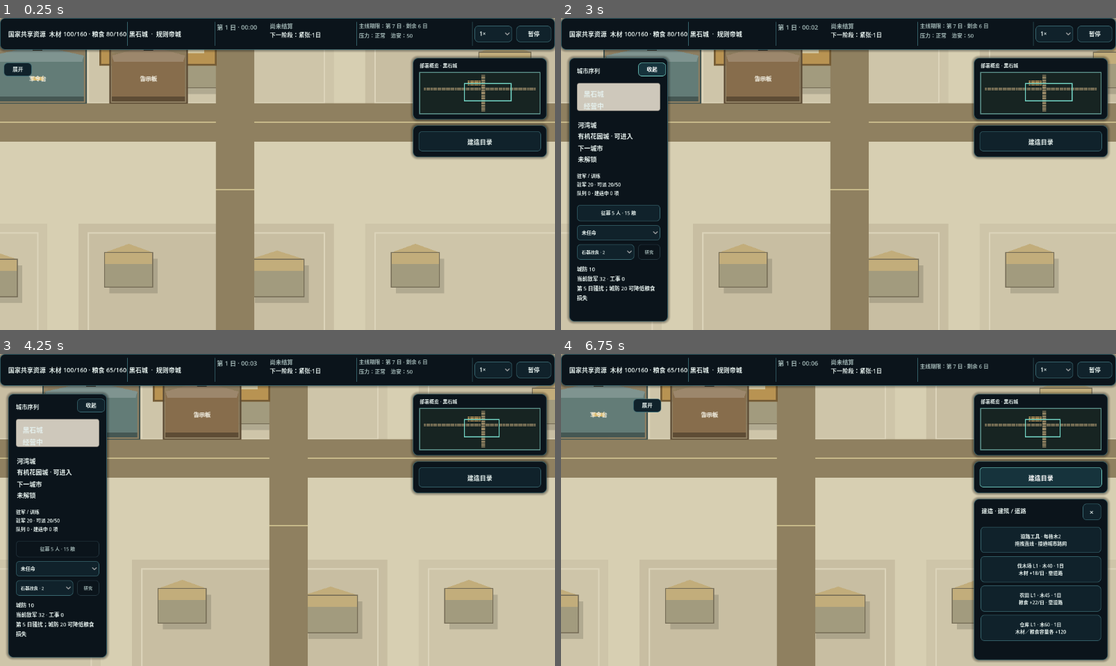
Above: before the commit, frames 1-4 (two rows, left to right).
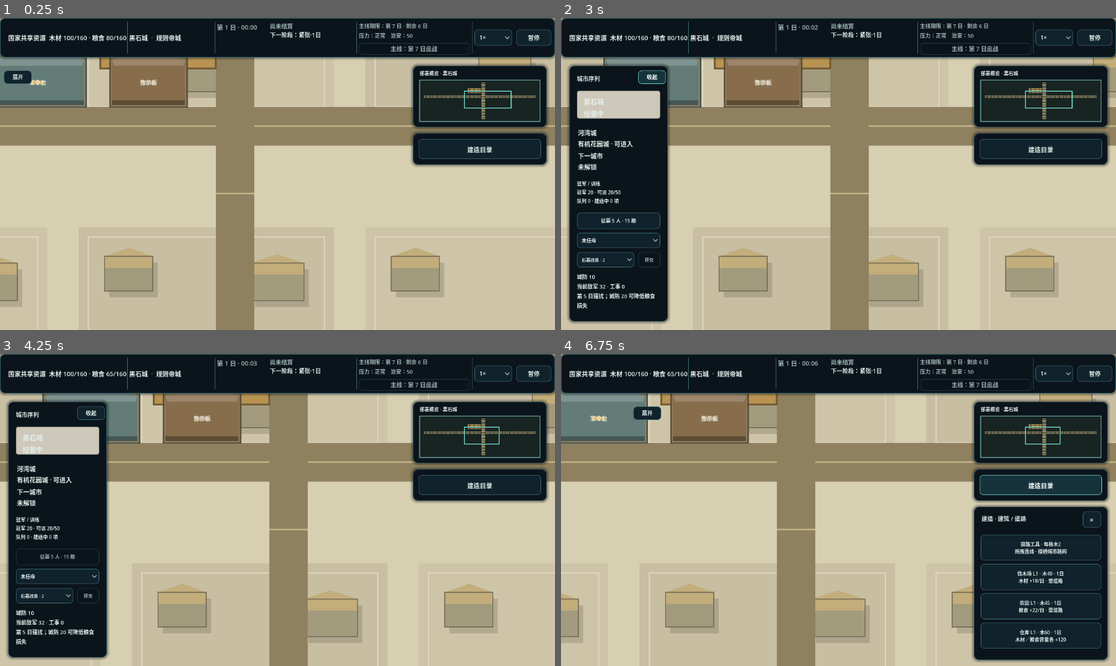
Above: after the commit, the same moments.

Repository: dodabojcuk-sys/Peace-Under-Heaven
Game: Godot game, scene res://scenes/blank_map.tscn
Two runs of this game, one before a commit and one after it. Both use one fixed random seed, a clock stepped at 60 frames per second and the inputs below.
Inputs:
- Up to frame 1 (0.25 s): no input
- Up to frame 2 (3 s): click "1×" at 0.5 s; click "暂停" at 1.25 s; click "继续" at 2 s; click "展开" at 2.75 s
- Up to frame 3 (4.25 s): click "征募 5 人 · 15 粮" at 3.5 s
- Up to frame 4 (6.75 s): click "未任命" at 4.25 s; click "石器改良 · 2" at 5 s; click "收起" at 5.75 s; click "建造目录" at 6.5 s

The runs differ from the first frame. In frame 1, 13% of the frame differs, in the area x 0-100%, y 2-93%; in frame 2, 15%; in frame 3, 15%; in frame 4, 16%, in the area x 0-100%, y 1-95%.

Commit message:
feat(txwzs): close mainline battle return loop

Diff:
--- a/scenes/blank_map.tscn
+++ b/scenes/blank_map.tscn
@@ -614,6 +614,22 @@
 theme_override_font_sizes/font_size = 11
 text = "预警  无"
 vertical_alignment = 1
+
+[node name="CurrentMainlineButton" type="Button" parent="UI/Shell/TopStatusBar"]
+layout_mode = 0
+offset_left = 864.0
+offset_top = 48.0
+offset_right = 1137.0
+offset_bottom = 76.0
+focus_mode = 0
+mouse_default_cursor_shape = 2
+theme_override_colors/font_color = Color(0.286275, 0.27451, 0.254902, 1)
+theme_override_font_sizes/font_size = 12
+theme_override_styles/normal = SubResource("StyleBoxFlat_disabled_action")
+theme_override_styles/hover = SubResource("StyleBoxFlat_current_city")
+theme_override_styles/pressed = SubResource("StyleBoxFlat_current_city")
+text = "主线：第 7 日应战"
+tooltip_text = "当前主线将在第 7 日进入应战状态"
 
 [node name="CityBar" type="Panel" parent="UI/Shell"]
 visible = false
--- a/scripts/construction_controller.gd
+++ b/scripts/construction_controller.gd
@@ -312,6 +312,9 @@
 @onready var enter_first_war_button: Button = (
 	$"../UI/Shell/BuildingDetailPanel/FirstWarActions/EnterBattleButton"
 )
+@onready var current_mainline_entry_button: Button = (
+	$"../UI/Shell/TopStatusBar/CurrentMainlineButton"
+)
 @onready var order_retreat_button: Button = (
 	$"../UI/Shell/BuildingDetailPanel/FirstWarActions/OrderRetreatButton"
 )
@@ -505,6 +508,9 @@
 	restore_checkpoint_button.pressed.connect(restore_readiness_checkpoint)
 	restart_map_button.pressed.connect(restart_first_map)
 	enter_first_war_button.pressed.connect(enter_first_war_battle)
+	current_mainline_entry_button.pressed.connect(
+		_on_current_mainline_entry_pressed
+	)
 	order_retreat_button.pressed.connect(
 		request_first_war_retreat_confirmation
 	)
@@ -2123,7 +2129,12 @@
 
 func can_enter_first_war() -> bool:
 	return (
-		first_war_state == FirstWarState.PENDING
+		first_war_state in [
+			FirstWarState.PENDING,
+			# Retreat is a settled loss, not a mainline clear. The current-mainline
+			# entry may create a fresh attempt against the same remaining threat.
+			FirstWarState.RESOLVED_RETREAT,
+		]
 		and _active_battle_reservation.is_empty()
 		and get_first_war_committed_count() > 0
 		and not is_instance_valid(_formal_battle_scene)
@@ -2160,6 +2171,12 @@
 	_refresh_city_ui()
 	city_state_changed.emit()
 	return true
+
+
+func _on_current_mainline_entry_pressed() -> void:
+	# This is a presentation entry only. The existing first-war gate still owns
+	# attempt uniqueness, city binding, and all battle request creation.
+	enter_first_war_battle()
 
 
 func get_formal_battle_scene() -> C0BattleGraybox:
@@ -4836,6 +4853,11 @@
 		"infantry_after": next_infantry,
 		"wood_after": next_wood,
 		"food_after": next_food,
+		"mainline_cleared": (
+			request.formal_city_entry
+			and battle_result.outcome == BattleOutcome.Value.VICTORY
+			and request.level_id == FIRST_WAR_LEVEL_ID
+		),
 	}
 
 	if not _commit_national_resource_targets(
@@ -4854,6 +4876,11 @@
 		city_fallen = (
 			battle_result.outcome == BattleOutcome.Value.DEFEAT
 		)
+	if bool(summary.mainline_cleared):
+		# The result ledger and national-resource transaction are now committed.
+		# Clearing here makes victory effective on the one authorized confirm,
+		# while retreat and defeat keep the existing pressure progression.
+		_current_mainline_level.mark_cleared(current_day)
 	_committed_battle_result_ids[battle_result.result_id] = (
 		summary.duplicate(true)
 	)
@@ -7913,6 +7940,37 @@
 			if _first_war_pending_outcome == &"DEFEAT"
 			else "确认战后摘要"
 		)
+	_refresh_current_mainline_entry_ui()
+
+
+func _refresh_current_mainline_entry_ui() -> void:
+	if _current_mainline_level.cleared:
+		current_mainline_entry_button.text = "主线已完成 · 压力解除"
+		current_mainline_entry_button.tooltip_text = "当前主线已结算，后续压力已停止"
+		current_mainline_entry_button.disabled = true
+		return
+	if can_enter_first_war():
+		current_mainline_entry_button.text = (
+			"再次进入当前主线"
+			if first_war_state == FirstWarState.RESOLVED_RETREAT
+			else "进入当前主线"
+		)
+		current_mainline_entry_button.tooltip_text = "进入北坡战场；确认战果后才写回城市"
+		current_mainline_entry_button.disabled = false
+		return
+	if _first_war_pending_outcome != &"":
+		current_mainline_entry_button.text = "主线战果待确认"
+		current_mainline_entry_button.tooltip_text = "战果已写回，返回城市后确认摘要"
+		current_mainline_entry_button.disabled = true
+		return
+	if first_war_state == FirstWarState.IN_BATTLE:
+		current_mainline_entry_button.text = "当前主线交战中"
+		current_mainline_entry_button.tooltip_text = "当前战斗尚未完成"
+		current_mainline_entry_button.disabled = true
+		return
+	current_mainline_entry_button.text = "主线：第 %d 日应战" % FIRST_WAR_PENDING_DAY
+	current_mainline_entry_button.tooltip_text = "主线期限到达后可从此直接进入北坡战场"
+	current_mainline_entry_button.disabled = true
 
 
 func _first_war_outcome_display_name(outcome: StringName) -> String:
--- a/scripts/inner_city_ui_r0.gd
+++ b/scripts/inner_city_ui_r0.gd
@@ -18,6 +18,7 @@
 @onready var daily_report: Label = $TopStatusBar/DailyReport
 @onready var next_stage_summary: Label = $TopStatusBar/NextStageSummary
 @onready var alert_summary: Label = $TopStatusBar/AlertSummary
+@onready var current_mainline_button: Button = $TopStatusBar/CurrentMainlineButton
 @onready var time_speed_option: OptionButton = $TopStatusBar/TimeSpeedOption
 @onready var pause_button: Button = $TopStatusBar/PauseButton
 @onready var city_bar: Panel = $CityBar
@@ -156,7 +157,10 @@
 	var width := viewport_size.x
 	var height := viewport_size.y
 	var edge := clampf(width * 0.015, 16.0, 32.0)
-	var top_height := clampf(height * 0.078, 66.0, 82.0)
+	# M1A keeps the current-mainline action inside the existing alert region.
+	# Its dedicated action row protects the status copy without creating a sixth
+	# floating top-bar region or reducing type at narrower viewports.
+	var top_height := clampf(height * 0.095, 82.0, 96.0)
 	var left_width := clampf(width * 0.17, 205.0, 250.0)
 	var right_width := clampf(width * 0.23, 278.0, 340.0)
 	var rail_top := top_height + edge
@@ -322,9 +326,11 @@
 	_layout_top_separator($TopStatusBar/DividerThree, x - gap * 0.5, separator_y, separator_height)
 
 	alert_summary.position = Vector2(x, 8.0)
-	alert_summary.size = Vector2(alert_width, 36.0)
+	alert_summary.size = Vector2(alert_width, 38.0)
 	alert_summary.autowrap_mode = TextServer.AUTOWRAP_ARBITRARY
 	alert_summary.clip_text = true
+	current_mainline_button.position = Vector2(x, top_height - 30.0)
+	current_mainline_button.size = Vector2(alert_width, 24.0)
 	x += alert_width + gap
 	_layout_top_separator($TopStatusBar/DividerFour, x - gap * 0.5, separator_y, separator_height)
 
@@ -349,7 +355,9 @@
 		).merge(
 			next_stage_summary.get_global_rect()
 		),
-		"deadline_and_pressure": alert_summary.get_global_rect(),
+		"deadline_and_pressure": alert_summary.get_global_rect().merge(
+			current_mainline_button.get_global_rect()
+		),
 		"speed_and_pause": time_speed_option.get_global_rect().merge(
 			pause_button.get_global_rect()
 		),
--- /dev/null
+++ b/tests/capture_m1a_current_mainline_evidence.gd
@@ -0,0 +1,127 @@
+extends SceneTree
+
+
+const CITY_SCENE: PackedScene = preload("res://scenes/blank_map.tscn")
+const LOGGING_CAMP_ID := &"building.logging_camp.t1"
+const DEFAULT_EVIDENCE_DIR := "res://docs/m1a/evidence"
+
+var evidence_dir := DEFAULT_EVIDENCE_DIR
+var failures: Array[String] = []
+
+
+func _initialize() -> void:
+	call_deferred("_run")
+
+
+func _run() -> void:
+	for argument in OS.get_cmdline_user_args():
+		if argument.begins_with("--m1a-evidence-dir="):
+			evidence_dir = argument.trim_prefix("--m1a-evidence-dir=")
+	var absolute_dir := ProjectSettings.globalize_path(evidence_dir)
+	DirAccess.make_dir_recursive_absolute(absolute_dir)
+	for target_size in [Vector2i(1152, 648), Vector2i(1280, 720), Vector2i(1440, 900)]:
+		root.size = target_size
+		var setup := await _make_pending_city()
+		await _capture("city-entry-%dx%d.png" % [target_size.x, target_size.y])
+		setup.scene.queue_free()
+		await process_frame
+
+	root.size = Vector2i(1152, 648)
+	var setup := await _make_pending_city()
+	var scene: Node2D = setup.scene
+	var city: Node = setup.city
+	var entry: Button = scene.get_node("UI/Shell/TopStatusBar/CurrentMainlineButton")
+	await _capture("journey-01-city-entry.png")
+	entry.emit_signal("pressed")
+	await process_frame
+	var battle: C0BattleGraybox = city.get_formal_battle_scene()
+	if battle == null:
+		failures.append("top-bar mainline entry did not create formal C0 battle")
+		_finish()
+		return
+	await _capture("journey-02-battle.png")
+	for squad in battle.request.committed_force.squads:
+		battle.set_squad_route(int(squad.squad_id), CommittedForceSnapshot.SIDE_ROUTE)
+	if not battle.start_battle():
+		failures.append("formal C0 battle did not start")
+		_finish()
+		return
+	battle.tick_timer.stop()
+	for squad in battle.coordinator.active_session.squads:
+		battle.issue_squad_order(int(squad.squad_id), BattleOrder.Command.ADVANCE)
+	if battle.step_battle_for_test(BattleSession.MAX_BATTLE_TICKS) == null:
+		failures.append("formal C0 battle did not reach terminal result")
+		_finish()
+		return
+	await _capture("journey-03-result-preview.png")
+	var summary := battle.confirm_pending_result()
+	if summary.is_empty():
+		failures.append("formal C0 result did not settle")
+		_finish()
+		return
+	var contract := battle.coordinator.request_return_to_city()
+	if contract == null or not battle.complete_return_for_test(contract.city_input_restore_frame):
+		failures.append("formal C0 result did not return to city")
+		_finish()
+		return
+	await process_frame
+	city.acknowledge_first_war_result()
+	await _capture("journey-04-city-return-pressure-stopped.png")
+	var snapshot: Dictionary = city.export_v5_campaign_snapshot()
+	scene.queue_free()
+	await process_frame
+	var cold_scene := CITY_SCENE.instantiate() as Node2D
+	root.add_child(cold_scene)
+	await process_frame
+	var cold_city: Node = cold_scene.get_node("ConstructionController")
+	cold_city.set_process(false)
+	var restored: Dictionary = cold_city.restore_v5_campaign_snapshot(snapshot)
+	if not bool(restored.success):
+		failures.append("post-return V5 snapshot did not cold-restore")
+	else:
+		await _capture("journey-05-cold-restart.png")
+	cold_scene.queue_free()
+	await process_frame
+	_finish()
+
+
+func _make_pending_city() -> Dictionary:
+	var scene := CITY_SCENE.instantiate() as Node2D
+	root.add_child(scene)
+	await process_frame
+	await process_frame
+	var city: Node = scene.get_node("ConstructionController")
+	city.set_process(false)
+	city.infantry_count = 50
+	city.recruitment_cap = 100
+	city.food = 160
+	city.wood = 40
+	city.start_build_project(LOGGING_CAMP_ID)
+	city.advance_city_time_for_test(city.SECONDS_PER_DAY * 6.0)
+	city.infantry_count = 50
+	city.food = 160
+	city._refresh_city_ui()
+	return {"scene": scene, "city": city}
+
+
+func _capture(file_name: String) -> void:
+	await process_frame
+	await process_frame
+	var image := root.get_texture().get_image()
+	var path := ProjectSettings.globalize_path(evidence_dir.path_join(file_name))
+	var error := image.save_png(path)
+	if error != OK:
+		failures.append("capture failed: %s (%d)" % [path, error])
+	else:
+		print("CAPTURED: %s" % path)
+
+
+func _finish() -> void:
+	if failures.is_empty():
+		print("M1A_EVIDENCE_CAPTURE: PASS dir=%s" % evidence_dir)
+		quit(0)
+	else:
+		for failure in failures:
+			push_error(failure)
+		print("M1A_EVIDENCE_CAPTURE: FAIL dir=%s" % evidence_dir)
+		quit(1)
--- /dev/null
+++ b/tests/run_m1a_current_mainline_return_smoke.gd
@@ -0,0 +1,311 @@
+extends SceneTree
+
+
+const CITY_SCENE: PackedScene = preload("res://scenes/blank_map.tscn")
+const LOGGING_CAMP_ID := &"building.logging_camp.t1"
+const TARGET_SIZES := [Vector2i(1152, 648), Vector2i(1280, 720), Vector2i(1440, 900)]
+
+var assertions := 0
+var failures := 0
+
+
+func _initialize() -> void:
+	call_deferred("_run")
+
+
+func _run() -> void:
+	await _check_layout_contract()
+	await _check_victory_settlement_return_and_cold_save()
+	await _check_retreat_retry_preserves_mainline()
+	await _check_defeat_does_not_clear_mainline()
+	if failures == 0:
+		print("M1A_CURRENT_MAINLINE_RETURN_SMOKE: PASS (%d assertions)" % assertions)
+		quit(0)
+	else:
+		push_error("M1A_CURRENT_MAINLINE_RETURN_SMOKE: FAIL (%d failures)" % failures)
+		quit(1)
+
+
+func _check_layout_contract() -> void:
+	for target_size in TARGET_SIZES:
+		root.size = target_size
+		var setup := await _make_pending_city(50, true)
+		var scene: Node2D = setup.scene
+		var shell: Control = scene.get_node("UI/Shell")
+		var top_bar: Control = shell.get_node("TopStatusBar")
+		var entry: Button = top_bar.get_node("CurrentMainlineButton")
+		var regions: Dictionary = shell.get_top_status_region_rects()
+		_check(
+			entry.visible
+				and not entry.disabled
+				and entry.text == "进入当前主线"
+				and entry.mouse_filter == Control.MOUSE_FILTER_STOP,
+			"%dx%d current-mainline action is readable and captures pointer input"
+			% [target_size.x, target_size.y]
+		)
+		_check(
+			_is_inside(entry.get_global_rect(), regions.deadline_and_pressure)
+				and _is_inside(regions.deadline_and_pressure, top_bar.get_global_rect())
+				and not (regions.deadline_and_pressure as Rect2).intersects(
+					regions.date_and_settlement as Rect2
+				)
+				and not (regions.deadline_and_pressure as Rect2).intersects(
+					regions.speed_and_pause as Rect2
+				),
+			"%dx%d action remains bounded by the deadline/pressure region"
+			% [target_size.x, target_size.y]
+		)
+		scene.queue_free()
+		await process_frame
+
+
+func _check_victory_settlement_return_and_cold_save() -> void:
+	root.size = Vector2i(1152, 648)
+	var setup := await _make_pending_city(50, true)
+	var scene: Node2D = setup.scene
+	var city: Node = setup.city
+	var entry: Button = scene.get_node("UI/Shell/TopStatusBar/CurrentMainlineButton")
+	var build_before: Dictionary = city.get_build_slot_snapshot()
+	city.recruitment_cap = 100
+	_check(
+		StringName(build_before.state) == city.BUILD_SLOT_READY_TO_PLACE
+			and city.queue_training(),
+		"ready build token and real training queue exist before the battle trip"
+	)
+	var queue_before: Dictionary = city.get_training_queue_snapshot()
+	var queue_id := StringName(queue_before.active_order_id)
+	var map_building_count: int = city.get_building_count()
+	entry.emit_signal("pressed")
+	await process_frame
+	var battle: C0BattleGraybox = city.get_formal_battle_scene()
+	_check(
+		battle != null
+			and battle.formal_city_mode
+			and battle.city_scene == scene
+			and battle.request != null
+			and battle.request.formal_city_entry
+			and city.get_building_count() == map_building_count,
+		"top-bar click creates one real formal-city attempt without map click-through"
+	)
+	var first_request_id := battle.request.transaction_id if battle != null else &""
+	entry.emit_signal("pressed")
+	_check(
+		city.get_formal_battle_scene() == battle
+			and battle != null
+			and battle.request.transaction_id == first_request_id,
+		"repeat entry click cannot create a second active attempt"
+	)
+	if battle == null:
+		scene.queue_free()
+		return
+	for squad in battle.request.committed_force.squads:
+		battle.set_squad_route(int(squad.squad_id), CommittedForceSnapshot.SIDE_ROUTE)
+	_check(battle.start_battle(), "formal current-mainline attempt starts the existing C0 battle")
+	battle.tick_timer.stop()
+	for squad in battle.coordinator.active_session.squads:
+		battle.issue_squad_order(int(squad.squad_id), BattleOrder.Command.ADVANCE)
+	var result := battle.step_battle_for_test(BattleSession.MAX_BATTLE_TICKS)
+	var preview_state: Dictionary = city.get_city_state()
+	_check(
+		result != null
+			and result.outcome == BattleOutcome.Value.VICTORY
+			and battle.result_input_blocker.visible
+			and battle.result_panel.visible
+			and "确认后写回城市" in battle.result_label.text
+			and city.get_city_state() == preview_state,
+		"terminal preview is input-blocked and has zero persistent mutation before confirm"
+	)
+	_check(
+		battle.coordinator.confirm_result(BattleResult.new()).is_empty()
+			and battle.coordinator.last_result_error_id == &"RESULT_PAYLOAD_CONFLICT"
+			and city.get_city_state() == preview_state,
+		"conflicting settlement payload rejects atomically with zero city writes"
+	)
+	var summary := battle.confirm_pending_result()
+	var after_confirm: Dictionary = city.get_city_state()
+	_check(
+		not summary.is_empty()
+			and bool(summary.mainline_cleared)
+			and bool(city.get_mainline_pressure_state().cleared)
+			and city.get_pressure_modifier_permille(&"construction") == 1000
+			and city.get_pressure_modifier_permille(&"production") == 1000,
+		"one successful victory confirm clears current mainline and stops pressure modifiers"
+	)
+	_check(
+		battle.confirm_pending_result() == summary
+			and city.get_city_state() == after_confirm,
+		"same result confirmation is idempotent with no duplicate writeback"
+	)
+	var return_contract := battle.coordinator.request_return_to_city()
+	_check(return_contract != null, "confirmed current-mainline result creates the existing return contract")
+	if return_contract != null:
+		_check(
+			battle.complete_return_for_test(return_contract.city_input_restore_frame),
+			"input-guarded return restores the same permanent city"
+		)
+	await process_frame
+	var losses_before: Dictionary = city.get_mainline_pressure_state().permanent_losses
+	_check(
+		city.get_formal_battle_scene() == null
+			and scene.visible
+			and StringName(city.get_build_slot_snapshot().state)
+				== city.BUILD_SLOT_READY_TO_PLACE
+			and int(city.get_build_slot_snapshot().paid_costs.wood)
+				== int(build_before.paid_costs.wood)
+			and Dictionary(city.get_training_queue_snapshot().orders_by_id).has(queue_id),
+		"return preserves the ready build token and training order history"
+	)
+	_check(
+		city.acknowledge_first_war_result()
+			and city.advance_one_day_for_test()
+			and city.get_mainline_pressure_state().permanent_losses == losses_before,
+		"cleared current mainline stops future pressure without undoing permanent losses"
+	)
+	var snapshot: Dictionary = city.export_v5_campaign_snapshot()
+	var reload_scene := CITY_SCENE.instantiate() as Node2D
+	root.add_child(reload_scene)
+	await process_frame
+	var reloaded: Node = reload_scene.get_node("ConstructionController")
+	reloaded.set_process(false)
+	var restored: Dictionary = reloaded.restore_v5_campaign_snapshot(snapshot)
+	_check(
+		not snapshot.is_empty()
+			and bool(restored.success)
+			and reloaded.export_v5_campaign_snapshot() == snapshot,
+		"post-return city state cold-restores mainline, ledger, build slot, and training exactly"
+	)
+	scene.queue_free()
+	reload_scene.queue_free()
+	await process_frame
+
+
+func _check_retreat_retry_preserves_mainline() -> void:
+	var setup := await _make_pending_city(8, false)
+	var scene: Node2D = setup.scene
+	var city: Node = setup.city
+	var battle: C0BattleGraybox = _enter_and_finish(
+		city,
+		BattleOrder.Command.RETREAT,
+		CommittedForceSnapshot.FRONT_ROUTE
+	)
+	if battle == null:
+		scene.queue_free()
+		return
+	var summary := battle.confirm_pending_result()
+	var contract := battle.coordinator.request_return_to_city()
+	if contract != null:
+		battle.complete_return_for_test(contract.city_input_restore_frame)
+	await process_frame
+	_check(
+		StringName(summary.outcome) == &"RETREAT"
+			and not bool(city.get_mainline_pressure_state().cleared)
+			and city.acknowledge_first_war_result(),
+		"retreat writes its loss but never clears the current mainline"
+	)
+	var before_retry: Dictionary = city.get_city_state()
+	var entry: Button = scene.get_node("UI/Shell/TopStatusBar/CurrentMainlineButton")
+	entry.emit_signal("pressed")
+	await process_frame
+	var retry: C0BattleGraybox = city.get_formal_battle_scene()
+	_check(
+		retry != null
+			and retry.request != null
+			and city.current_day == int(before_retry.day)
+			and city.get_mainline_pressure_state().deadline_day
+				== int(before_retry.get("mainline_deadline_day", city.get_mainline_pressure_state().deadline_day)),
+		"retreat retry creates a new attempt without resetting strategic time or deadline"
+	)
+	if retry != null:
+		retry.abort_formal_entry()
+	await process_frame
+	scene.queue_free()
+	await process_frame
+
+
+func _check_defeat_does_not_clear_mainline() -> void:
+	var setup := await _make_pending_city(1, false)
+	var scene: Node2D = setup.scene
+	var city: Node = setup.city
+	var battle: C0BattleGraybox = _enter_and_finish(
+		city,
+		BattleOrder.Command.ADVANCE,
+		CommittedForceSnapshot.FRONT_ROUTE
+	)
+	if battle == null:
+		scene.queue_free()
+		return
+	var summary := battle.confirm_pending_result()
+	var contract := battle.coordinator.request_return_to_city()
+	if contract != null:
+		battle.complete_return_for_test(contract.city_input_restore_frame)
+	await process_frame
+	_check(
+		StringName(summary.outcome) == &"DEFEAT"
+			and not bool(city.get_mainline_pressure_state().cleared)
+			and city.city_fallen,
+		"defeat keeps current-mainline pressure unresolved and retains the city-loss state"
+	)
+	scene.queue_free()
+	await process_frame
+
+
+func _enter_and_finish(
+	city: Node,
+	command: BattleOrder.Command,
+	route_id: StringName
+) -> C0BattleGraybox:
+	if not city.enter_first_war_battle():
+		_check(false, "formal current-mainline entry setup succeeds")
+		return null
+	var battle: C0BattleGraybox = city.get_formal_battle_scene()
+	if battle == null or not battle.start_battle():
+		_check(false, "formal current-mainline battle starts")
+		return null
+	battle.tick_timer.stop()
+	for squad in battle.request.committed_force.squads:
+		battle.set_squad_route(int(squad.squad_id), route_id)
+	for squad in battle.coordinator.active_session.squads:
+		battle.issue_squad_order(int(squad.squad_id), command)
+	var result := battle.step_battle_for_test(BattleSession.MAX_BATTLE_TICKS)
+	_check(result != null, "formal current-mainline battle produces terminal facts")
+	return battle
+
+
+func _make_pending_city(player_count: int, ready_build_token: bool) -> Dictionary:
+	var scene := CITY_SCENE.instantiate() as Node2D
+	root.add_child(scene)
+	await process_frame
+	await process_frame
+	var city: Node = scene.get_node("ConstructionController")
+	city.set_process(false)
+	city.infantry_count = player_count
+	city.food = 160
+	if ready_build_token:
+		city.wood = 40
+		city.start_build_project(LOGGING_CAMP_ID)
+		city.advance_city_time_for_test(city.SECONDS_PER_DAY * 6.0)
+		city.advance_city_time_for_test(180.0)
+	else:
+		city.advance_city_time_for_test(city.SECONDS_PER_DAY * 6.0)
+	city.infantry_count = player_count
+	city.food = 160
+	city._refresh_city_ui()
+	return {"scene": scene, "city": city}
+
+
+func _is_inside(inner: Rect2, outer: Rect2) -> bool:
+	return (
+		inner.position.x >= outer.position.x - 0.1
+		and inner.position.y >= outer.position.y - 0.1
+		and inner.end.x <= outer.end.x + 0.1
+		and inner.end.y <= outer.end.y + 0.1
+	)
+
+
+func _check(condition: bool, description: String) -> void:
+	assertions += 1
+	if condition:
+		print("PASS: %s" % description)
+	else:
+		failures += 1
+		push_error("FAIL: %s" % description)
Binary file added: docs/m1a/evidence/city-entry-1152x648.png
Binary file added: docs/m1a/evidence/city-entry-1280x720.png
Binary file added: docs/m1a/evidence/city-entry-1440x900.png
Binary file added: docs/m1a/evidence/journey-01-city-entry.png
Binary file added: docs/m1a/evidence/journey-02-battle.png
Binary file added: docs/m1a/evidence/journey-03-result-preview.png
Binary file added: docs/m1a/evidence/journey-04-city-return-pressure-stopped.png
Binary file added: docs/m1a/evidence/journey-05-cold-restart.png
Not shown, added: tests/capture_m1a_current_mainline_evidence.gd.uid
Not shown, added: tests/run_m1a_current_mainline_return_smoke.gd.uid
Not shown, changed: CHANGELOG.md
Not shown, changed: CURRENT_STATE.md
(and 5 more such lines)
